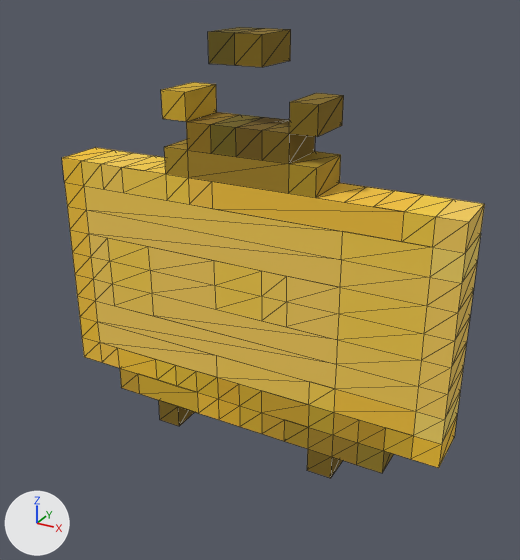
What one commit did to the glTF model assets/generated/props/railway-yellow.glb.
Camera for both pictures: a 50 mm lens placed at (12.35, -21.79, 18.01), pointed at (0.46, -0.15, 7.2). Arrows for +X, +Y and +Z are at lower left; the lights stay in place. The picture after the commit comes second. Mesh edges are drawn as thin lines. Vertices at exactly the same position are counted once.

The scene before the commit, as lines of its bpy script (objects in view):
```python
me_prop = bpy.data.meshes.new('prop')
me_prop.from_pydata(...)  # 296 vertices, 500 faces; spans x -8.0..8.0, y -1.0..1.0, z 0.0..16.0
me_prop.materials.append(mat_prop)
ob_prop = bpy.data.objects.new('prop', me_prop)
ob_prop.location = (0.0, 0.0, 0.0)
```
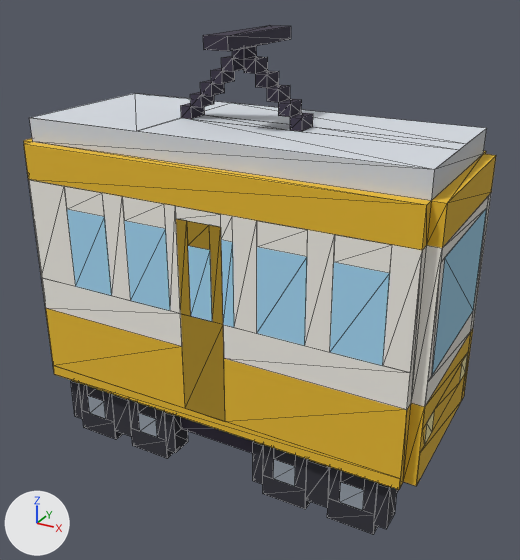
Location of each change, [x1, y1, x2, y2] in pixels of the pictures (520 x 560 px):
'prop', reshaped (12% wider, 13% taller): before [62, 27, 485, 478]; after [24, 25, 496, 534]
part 1 of me_prop, rebuilt (12% wider, 28% taller): before [62, 82, 485, 478]; after [24, 25, 496, 534]
part 2 of me_prop, deleted (brown): before [208, 27, 291, 67]

Patch to the scene script:
```diff
--- a/assets/generated/props/railway-yellow.glb.py
+++ b/assets/generated/props/railway-yellow.glb.py
@@ me_prop @@
 # used by ob_prop; location = (0.0, 0.0, 0.0)
-me_prop.from_pydata(...)  # 296 vertices, 500 faces; spans x -8.0..8.0, y -1.0..1.0, z 0.0..16.0
+me_prop.from_pydata(...)  # 587 vertices, 794 faces; spans x -7.8..7.8, y -3.5..3.5, z 0.0..16.0
+# me_prop part 1: the loose piece of 284 vertices spanning x -8.0..8.0, y -1.0..1.0, z 0.0..14.0 is rebuilt with 587 vertices and now spans x -7.8..7.8, y -3.5..3.5, z 0.0..16.0
+# me_prop part 2: the loose piece of 12 vertices spanning x -1.0..1.0, y -1.0..1.0, z 15.0..16.0 is deleted
 me_prop.materials.append(mat_prop)
```
